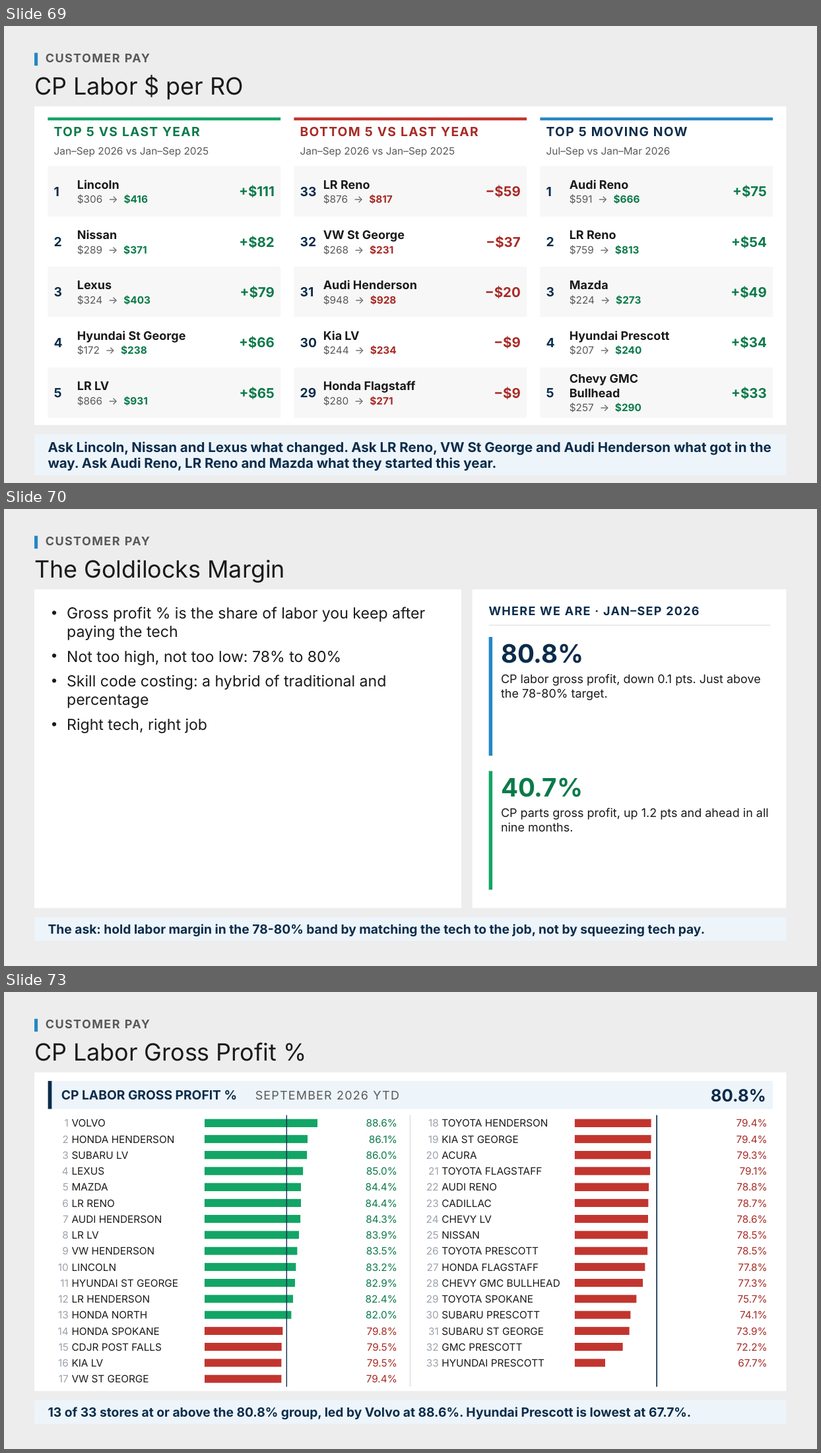
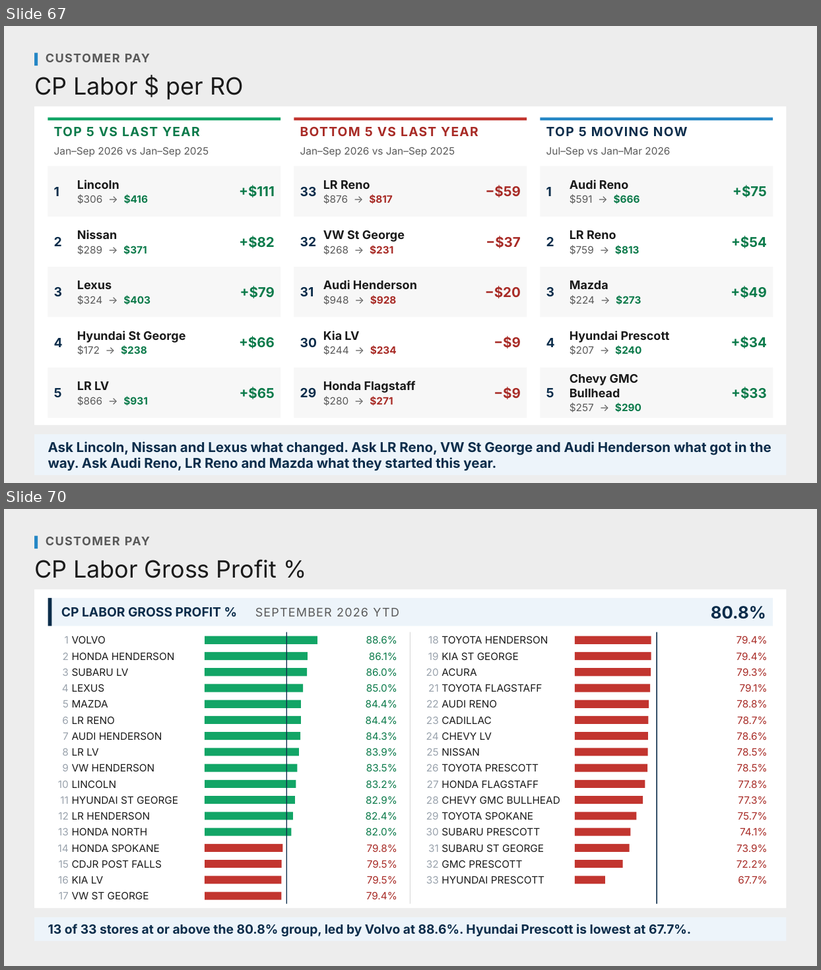
Before and after one commit to Ndresner/Noah, a slide deck: day2-deck/decks/Fixed Ops - Day 2 Example Test Deck.pptx. Shown one above the other, each under a label of ours: slides 69, 70 and 73 before the commit, slides 67 and 70 after it; the slides between them are not shown. The pictures are 821x1453 and 821x970 pixels, drawn with LibreOffice and Linux fonts; fonts in the diff are those of the drawing. Boxes give left, top, right and bottom in pixels: in the first picture for what was removed or moved away, otherwise in the second. Text is boxed around its words. In the diff, an @@ line names an element or a change of style, - is before the commit and + after.

```diff
--- a/day2-deck/decks/Fixed Ops - Day 2 Example Test Deck.pptx
+++ b/day2-deck/decks/Fixed Ops - Day 2 Example Test Deck.pptx
@@ slide 70 removed at (4, 509, 817, 966), background #EDEDED @@
@@ rectangle removed at (34, 536, 38, 549) @@
@@ text removed at (46, 537, 150, 545) @@
-CUSTOMER PAY
@@ text removed at (34, 560, 285, 583) @@
-The Goldilocks Margin
@@ rectangle removed at (34, 590, 461, 908) @@
@@ text removed at (67, 607, 425, 733) @@
-• Gross profit % is the share of labor you keep after paying the tech
-• Not too high, not too low: 78% to 80%
-• Skill code costing: a hybrid of traditional and percentage
-• Right tech, right job
@@ rectangle removed at (473, 590, 787, 908) @@
@@ text removed at (489, 606, 699, 615) @@
-WHERE WE ARE · JAN–SEP 2026
@@ rectangle removed at (489, 625, 771, 626) @@
@@ rectangle removed at (489, 637, 492, 756) @@
@@ text removed at (501, 644, 584, 663) @@
-80.8%
@@ text removed at (501, 674, 761, 700) @@
-CP labor gross profit, down 0.1 pts. Just above the 78-80% target.
@@ rectangle removed at (489, 771, 492, 890) @@
@@ text removed at (501, 778, 583, 797) @@
-40.7%
@@ text removed at (501, 808, 769, 832) @@
-CP parts gross profit, up 1.2 pts and ahead in all nine months.
@@ rectangle removed at (34, 918, 787, 941) @@
@@ text removed at (48, 924, 705, 937) @@
-The ask: hold labor margin in the 78-80% band by matching the tech to the job, not by squeezing tech pay.
@@ what was slide 69 is now slide 67 @@
@@ what was slide 73 is now slide 70 @@
```
Also in this commit, not shown: 8 slides changed, 1 slide added, 2 other slides removed, 10 other files.
